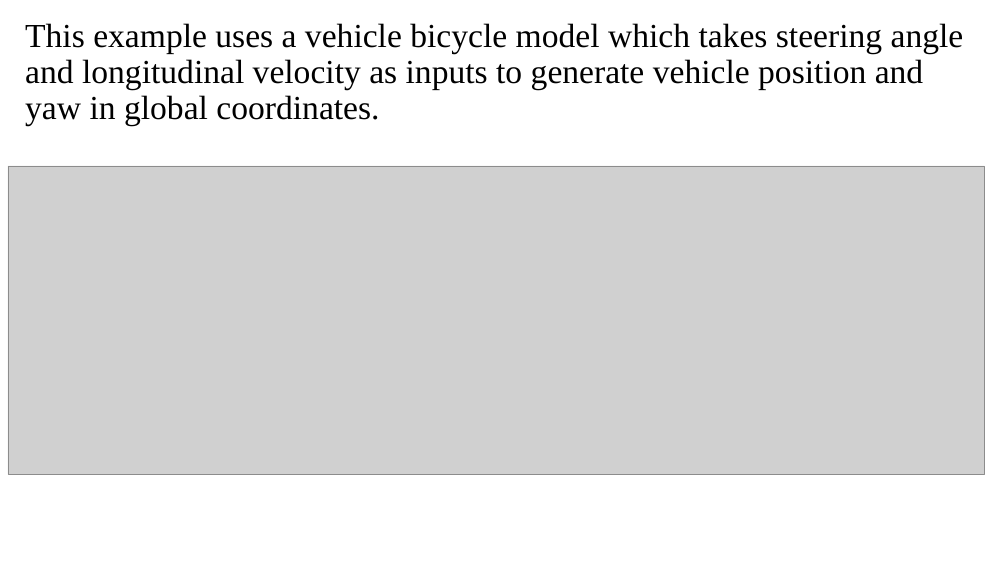
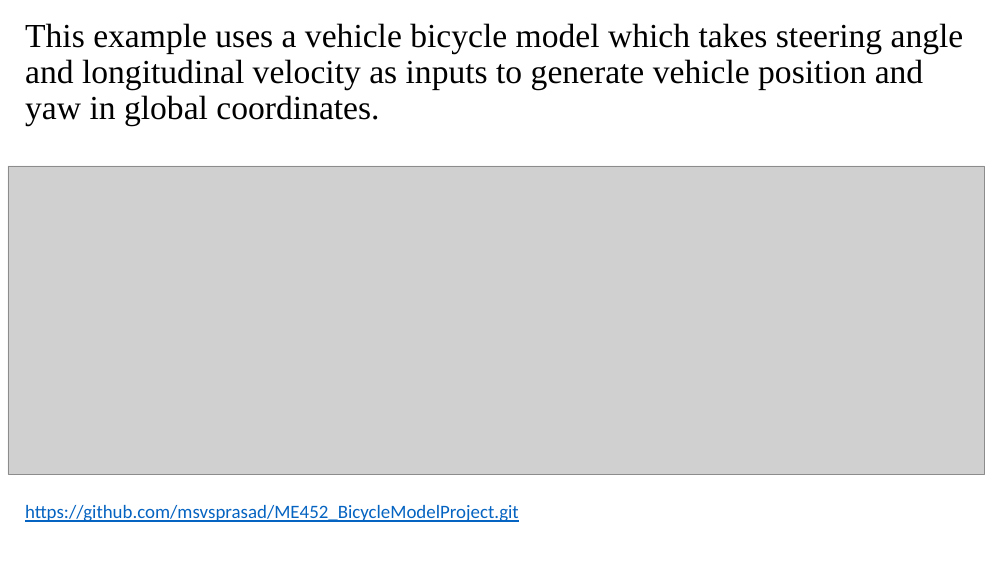
Before and after one commit to msvsprasad/ME452_BicycleModelProject, a slide deck: slide 3 of Document/ME452Project_SatyaAndWushuang_Final.pptx. Drawn at 1008x567 pixels with LibreOffice and Linux fonts; fonts in the diff are those of the drawing; grey boxes stand for pictures. Boxes give left, top, right and bottom in pixels: in the first picture for what was removed or moved away, otherwise in the second. Text is boxed around its words. In the diff, an @@ line names an element or a change of style, - is before the commit and + after.

```diff
--- a/Document/ME452Project_SatyaAndWushuang_Final.pptx
+++ b/Document/ME452Project_SatyaAndWushuang_Final.pptx
@@ text added at <box>25,505,519,522</box>, 18 pt, text #0563C1, underline @@
+https://github.com/msvsprasad/ME452_BicycleModelProject.git
```
Also in this commit, not shown: 1 other slide changed, 10 other files.
